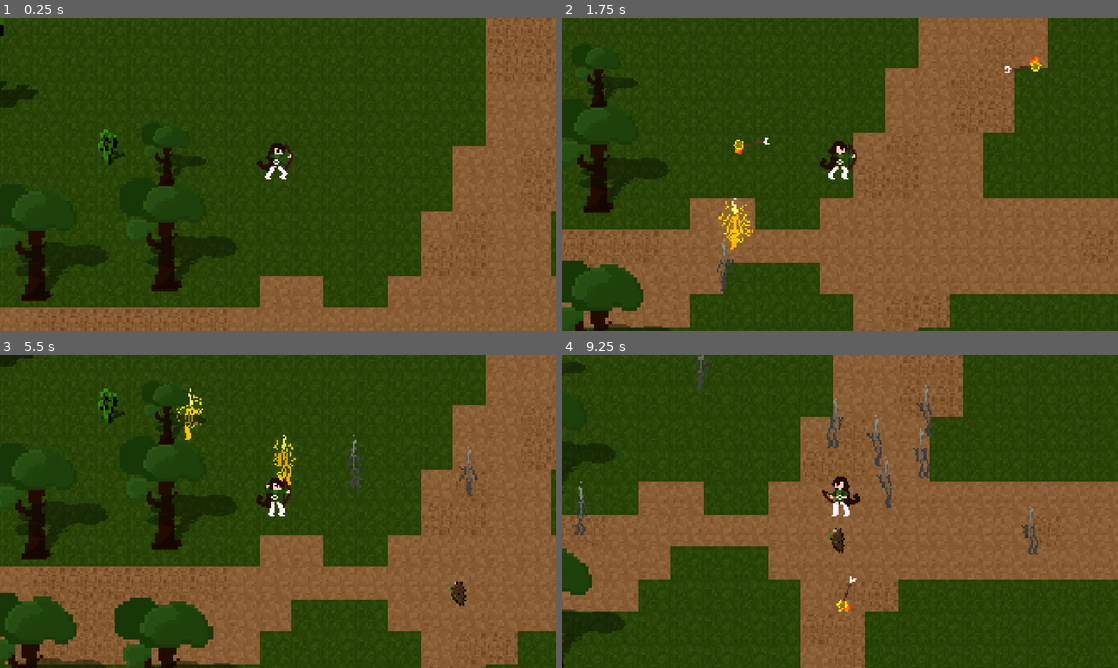
Above: before the commit, frames 1-4 (two rows, left to right).
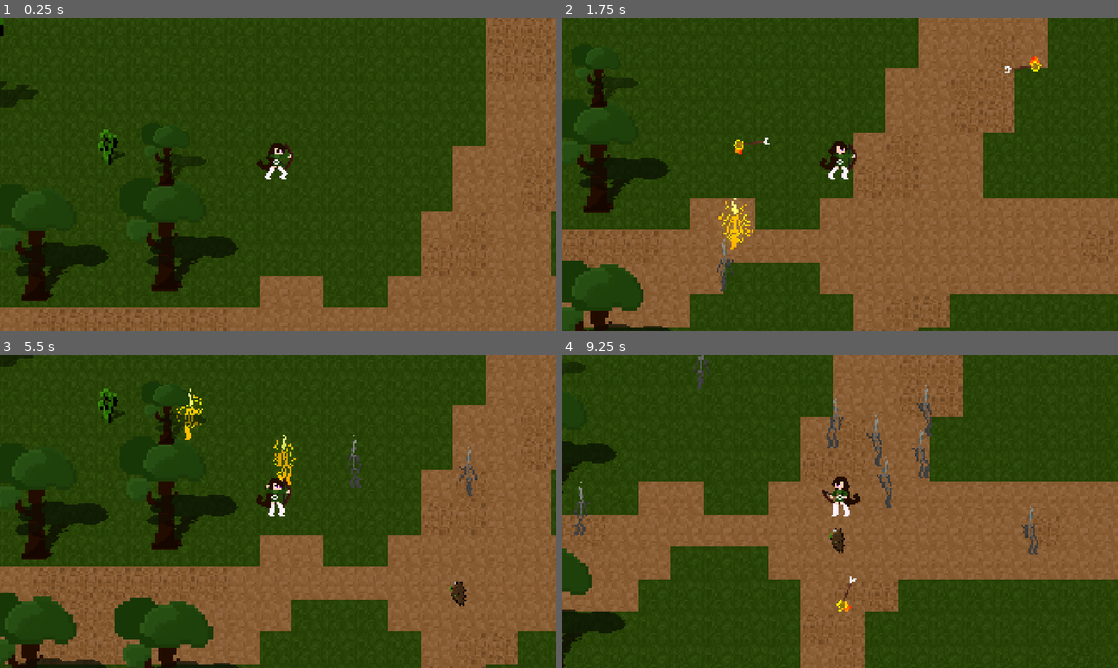
Above: after the commit, the same moments.

Repository: VentsislavPeev/gamejam-2026
Game: Godot game, scene res://src/levels/survivor_game.tscn
Two runs of this game, one before a commit and one after it. Both use one fixed random seed, a clock stepped at 60 frames per second and the inputs below.
Inputs (mouse positions are in pixels of both pictures, inside the frame that each line leads up to):
- Up to frame 1 (0.25 s): no input
- Up to frame 2 (1.75 s): tap Enter at 0.5 s; move the mouse to (962, 158) at 0.52 s; hold D (move_right) 0.53-1.28 s; move the mouse to (728, 190) at 1.27 s; hold S (move_down) from 1.28 s (still down)
- Up to frame 3 (5.5 s): move the mouse to (333, 442) at 2.02 s; release S (move_down) at 2.03 s; hold D (move_right) 2.03-2.78 s; move the mouse to (250, 574) at 2.77 s; hold W (move_up) 2.78-3.53 s; move the mouse to (444, 558) at 3.52 s; hold A (move_left) 3.53-5.03 s; move the mouse to (111, 464) at 4.27 s; move the mouse to (305, 511) at 5.02 s; hold S (move_down) from 5.03 s (still down)
- Up to frame 4 (9.25 s): move the mouse to (756, 433) at 5.77 s; release S (move_down) at 5.78 s; hold D (move_right) 5.78-6.53 s; move the mouse to (962, 495) at 6.52 s; hold W (move_up) 6.53-7.28 s; move the mouse to (728, 527) at 7.27 s; hold D (move_right) 7.28-8.03 s; move the mouse to (895, 442) at 8.02 s; hold S (move_down) 8.03-8.78 s; move the mouse to (812, 574) at 8.77 s; hold A (move_left) from 8.78 s (still down)

The runs differ from the first frame. In frame 2, less than 0.1% of the frame differs, in the area x 8-18%, y 97-99%; in frame 3, 0.2%, in the area x 3-42%, y 96-99%; in frame 4, less than 0.1%.
Error before the commit: Parse Error: Expected statement, found "Indent" instead. (res://assets/themes/obstacle_manager.gd:32)

Commit message:
fixed a bullshit

Diff:
--- a/assets/themes/obstacle_manager.gd
+++ b/assets/themes/obstacle_manager.gd
@@ -28,7 +28,7 @@
 func update_segments(center: Vector2):
 	# We look at the 3x3 grid surrounding the center
 	var needed_coords = []
-	for x in range(center.x - 10, center.x + 10):a
+	for x in range(center.x - 10, center.x + 10):
 		for y in range(center.y - 10, center.y + 10):
 			needed_coords.append(Vector2(x, y))
 
